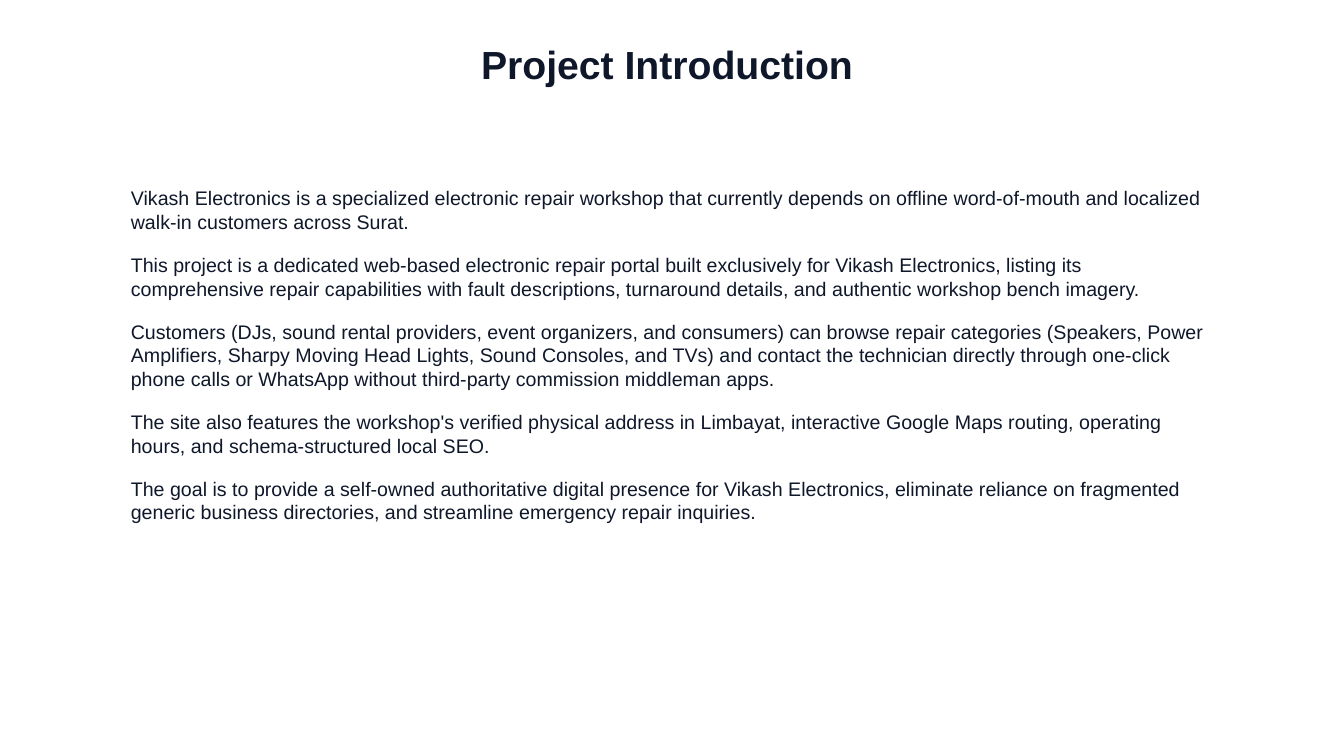
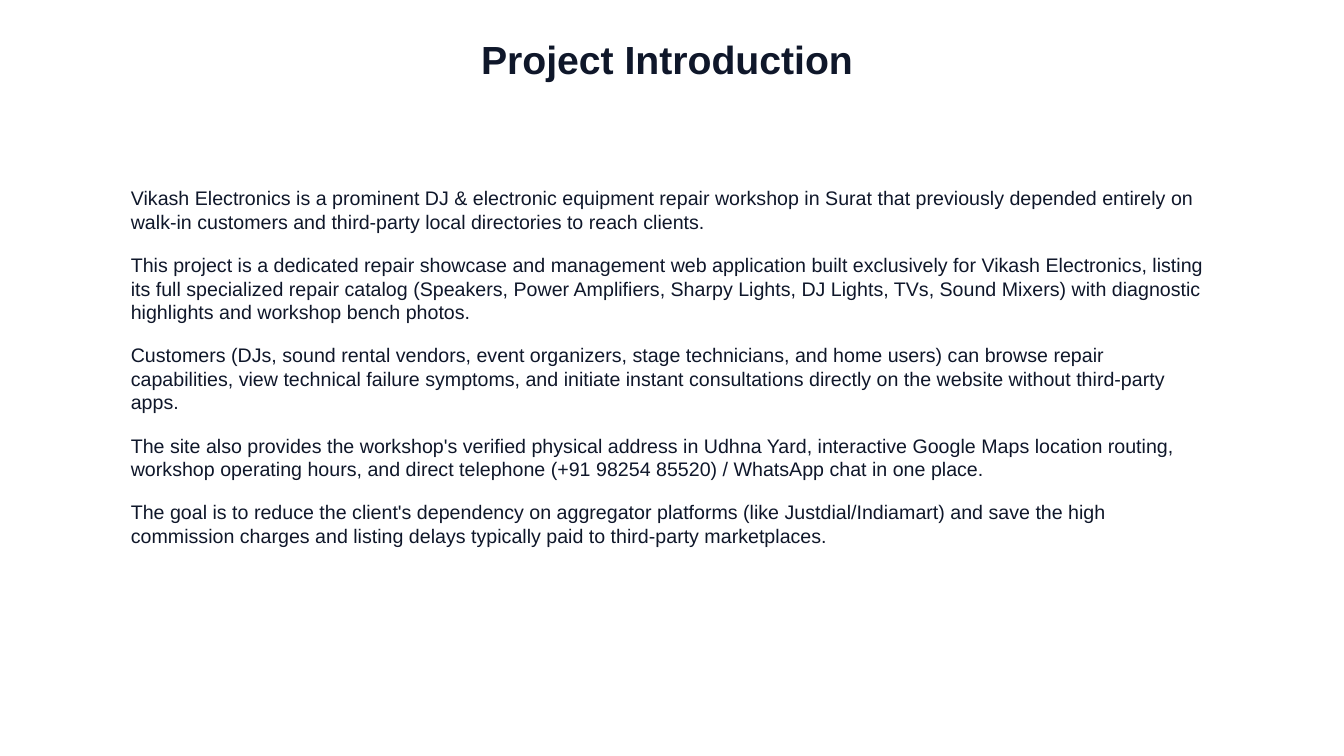
Before and after one commit to Prathmesh-oss/vikash-electronics, a slide deck: slide 4 of Vikash_Electronics_Complete_Academic_Presentation.pptx. Drawn at 1344x756 pixels with LibreOffice and Linux fonts; fonts in the diff are those of the drawing. Boxes give left, top, right and bottom in pixels: in the first picture for what was removed or moved away, otherwise in the second. Text is boxed around its words. In the diff, an @@ line names an element or a change of style, - is before the commit and + after.

```diff
--- a/Vikash_Electronics_Complete_Academic_Presentation.pptx
+++ b/Vikash_Electronics_Complete_Academic_Presentation.pptx
@@ text "Project Introduction": place and size @@
-text "Project Introduction" at <box>481,50,853,87</box>
+text "Project Introduction" at <box>481,45,853,82</box>
@@ text at <box>131,190,1202,547</box>: text changed @@
-Vikash Electronics is a specialized electronic repair workshop that currently depends on offline word-of-mouth and localized walk-in customers across Surat.
-This project is a dedicated web-based electronic repair portal built exclusively for Vikash Electronics, listing its comprehensive repair capabilities with fault descriptions, turnaround details, and authentic workshop bench imagery.
-Customers (DJs, sound rental providers, event organizers, and consumers) can browse repair categories (Speakers, Power Amplifiers, Sharpy Moving Head Lights, Sound Consoles, and TVs) and contact the technician directly through one-click phone calls or WhatsApp without third-party commission middleman apps.
-The site also features the workshop's verified physical address in Limbayat, interactive Google Maps routing, operating hours, and schema-structured local SEO.
-The goal is to provide a self-owned authoritative digital presence for Vikash Electronics, eliminate reliance on fragmented generic business directories, and streamline emergency repair inquiries.
+Vikash Electronics is a prominent DJ & electronic equipment repair workshop in Surat that previously depended entirely on walk-in customers and third-party local directories to reach clients.
+This project is a dedicated repair showcase and management web application built exclusively for Vikash Electronics, listing its full specialized repair catalog (Speakers, Power Amplifiers, Sharpy Lights, DJ Lights, TVs, Sound Mixers) with diagnostic highlights and workshop bench photos.
+Customers (DJs, sound rental vendors, event organizers, stage technicians, and home users) can browse repair capabilities, view technical failure symptoms, and initiate instant consultations directly on the website without third-party apps.
+The site also provides the workshop's verified physical address in Udhna Yard, interactive Google Maps location routing, workshop operating hours, and direct telephone (+91 98254 85520) / WhatsApp chat in one place.
+The goal is to reduce the client's dependency on aggregator platforms (like Justdial/Indiamart) and save the high commission charges and listing delays typically paid to third-party marketplaces.
```
Also in this commit, not shown: 21 other slides changed, 5 slides added, 11 slides removed, 9 other files.
